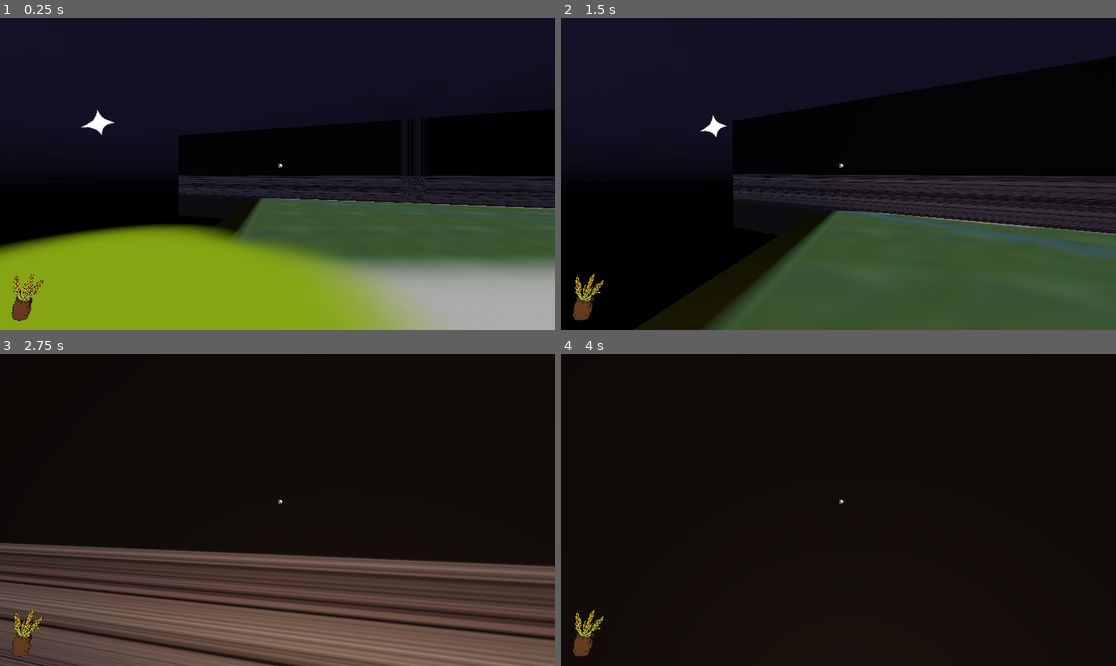
Above: before the commit, frames 1-4 (two rows, left to right).
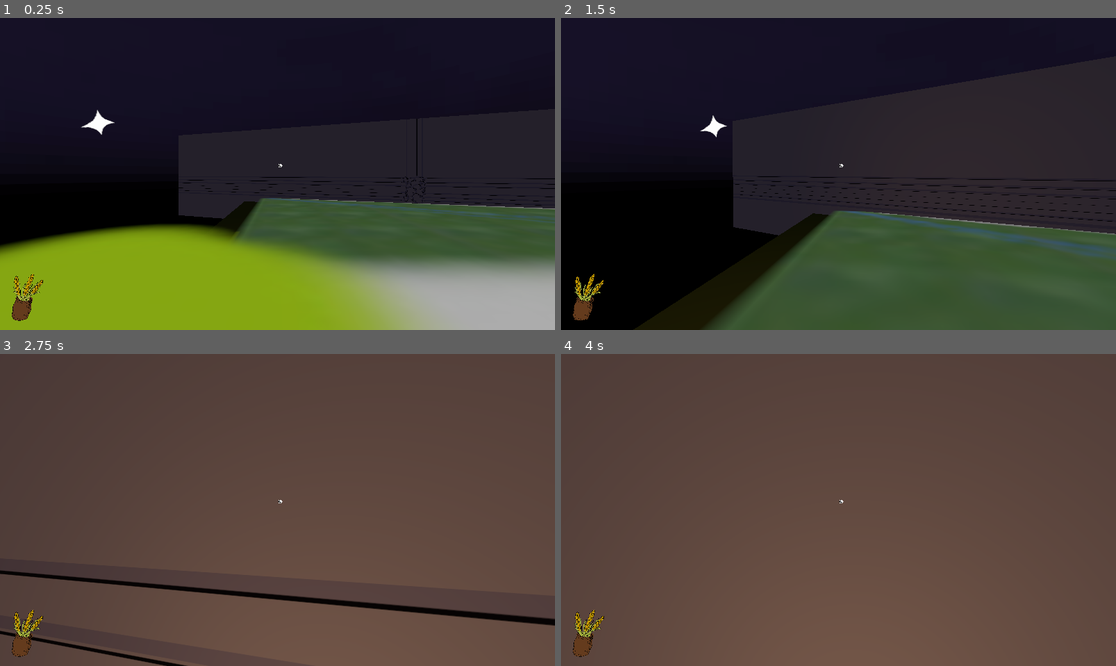
Above: after the commit, the same moments.

Repository: archiebh/RealLudumDareSerfs
Game: Godot game, scene res://Scenes/Level3.tscn
Same seed, same stepped clock (60 frames per second), same inputs: the game is played once before the commit and once after it. This scene is started directly instead of the project's main scene.
Inputs (mouse positions are in pixels of both pictures, inside the frame that each line leads up to):
- Up to frame 1 (0.25 s): no input
- Up to frame 2 (1.5 s): tap Enter at 0.5 s; move the mouse to (866, 174) at 0.52 s; hold W (forward) from 0.53 s (still down); tap Shift (crouch) at 0.6 s; tap Space (jump) at 0.77 s; move the mouse to (810, 174) at 1.27 s; right-click (810, 174) at 1.35 s
- Up to frame 3 (2.75 s): keep holding W (forward); tap Space (jump) at 1.52 s; move the mouse to (288, 503) at 2.02 s; tap Shift (crouch) at 2.1 s
- Up to frame 4 (4 s): keep holding W (forward); move the mouse to (832, 516) at 2.77 s; right-click (832, 516) at 2.85 s; tap Space (jump) at 3.02, 3.5, 3.77 s; move the mouse to (877, 513) at 3.52 s; tap Shift (crouch) at 3.6 s

The runs differ from the first frame. In frame 1, 13% of the frame differs, in the area x 32-100%, y 29-65%; in frame 2, 21%; in frame 3, 73%; in frame 4, 100%, in the area x 0-100%, y 0-100%.

Commit message:
sclunner

Diff:
--- a/Materials/Brick.tres
+++ b/Materials/Brick.tres
@@ -1,6 +1,6 @@
 [gd_resource type="SpatialMaterial" load_steps=2 format=2]
 
-[ext_resource path="res://Working Textures/brick.jpg" type="Texture" id=1]
+[ext_resource path="res://Real Textures/Real Stone Bricks.png" type="Texture" id=1]
 
 [resource]
 albedo_texture = ExtResource( 1 )
--- a/Scenes/Level3.tscn
+++ b/Scenes/Level3.tscn
@@ -1,11 +1,10 @@
-[gd_scene load_steps=28 format=2]
+[gd_scene load_steps=25 format=2]
 
 [ext_resource path="res://Working Textures/garss.jpg" type="Texture" id=1]
 [ext_resource path="res://Working Textures/TEMPLATE 2.png" type="Texture" id=2]
 [ext_resource path="res://Bush.tscn" type="PackedScene" id=3]
 [ext_resource path="res://3dCC.tscn" type="PackedScene" id=4]
 [ext_resource path="res://Scenes/Wheat.tscn" type="PackedScene" id=5]
-[ext_resource path="res://Working Textures/brick.jpg" type="Texture" id=6]
 [ext_resource path="res://Working Textures/planks.jpeg" type="Texture" id=7]
 [ext_resource path="res://Materials/Brick.tres" type="Material" id=8]
 [ext_resource path="res://Scenes/Tower.tscn" type="PackedScene" id=9]
@@ -15,14 +14,6 @@
 [sub_resource type="SpatialMaterial" id=1]
 albedo_texture = ExtResource( 1 )
 uv1_scale = Vector3( 0.5, 0.5, 0.5 )
-uv1_triplanar = true
-
-[sub_resource type="SpatialMaterial" id=3]
-albedo_texture = ExtResource( 6 )
-uv1_triplanar = true
-
-[sub_resource type="SpatialMaterial" id=2]
-albedo_texture = ExtResource( 6 )
 uv1_triplanar = true
 
 [sub_resource type="SpatialMaterial" id=4]
@@ -1218,7 +1209,7 @@
 width = 6.96977
 height = 5.12833
 depth = 1.13637
-material = SubResource( 3 )
+material = ExtResource( 8 )
 
 [node name="CSGBox2" type="CSGBox" parent="Wallhandler/CSGBox2"]
 transform = Transform( 0.480544, 0, -0.87697, 0, 1.244, 0, 0.87697, 0, 0.480544, 134.862, 1.32978, 14.9781 )
@@ -1228,7 +1219,7 @@
 width = 15.3922
 height = 5.12833
 depth = 1.13637
-material = SubResource( 3 )
+material = ExtResource( 8 )
 
 [node name="CSGBox3" type="CSGBox" parent="Wallhandler"]
 transform = Transform( 0.945785, 0, -0.324793, 0, 1.244, 0, 0.324793, 0, 0.945785, 3.24397, 1.32978, -18.6972 )
@@ -1238,7 +1229,7 @@
 width = 24.2379
 height = 3.94987
 depth = 1.13637
-material = SubResource( 3 )
+material = ExtResource( 8 )
 
 [node name="CSGBox4" type="CSGBox" parent="Wallhandler"]
 transform = Transform( 0.25288, 0, -0.967498, 0, 1.244, 0, 0.967498, 0, 0.25288, 27.2117, 1.32978, -2.10257 )
@@ -1248,14 +1239,14 @@
 width = 16.6732
 height = 5.12833
 depth = 1.13637
-material = SubResource( 3 )
+material = ExtResource( 8 )
 
 [node name="CSGCylinder" type="CSGCylinder" parent="Wallhandler/CSGBox4"]
 transform = Transform( 0.967556, 0.00763372, 0.25258, 0.203029, -0.049582, -0.776775, 0.00659373, 1.24245, -0.0495232, 0, -0.112875, 0 )
 operation = 2
 radius = 2.59599
 height = 1.40874
-material = SubResource( 2 )
+material = ExtResource( 8 )
 
 [node name="CSGBox5" type="CSGBox" parent="Wallhandler"]
 transform = Transform( 0.25288, 0, -0.967498, 0, 1.244, 0, 0.967498, 0, 0.25288, 19.6788, 1.32978, 28.5427 )
@@ -1265,14 +1256,14 @@
 width = 14.7657
 height = 5.12833
 depth = 1.13637
-material = SubResource( 3 )
+material = ExtResource( 8 )
 
 [node name="CSGCylinder" type="CSGCylinder" parent="Wallhandler/CSGBox5"]
 transform = Transform( 0.967556, 0.00763372, 0.25258, 0.203029, -0.049582, -0.776775, 0.00659373, 1.24245, -0.0495232, 1.05199, -0.112875, -0.0392685 )
 operation = 2
 radius = 2.59599
 height = 1.40874
-material = SubResource( 2 )
+material = ExtResource( 8 )
 
 [node name="CSGBox6" type="CSGBox" parent="Wallhandler"]
 transform = Transform( 0.53447, 0, -0.845187, 0, 1.244, 0, 0.845187, 0, 0.53447, 37.6551, 1.32978, 22.7218 )
@@ -1282,7 +1273,7 @@
 width = 14.7657
 height = 5.12833
 depth = 1.13637
-material = SubResource( 3 )
+material = ExtResource( 8 )
 
 [node name="CSGBox7" type="CSGBox" parent="Wallhandler"]
 transform = Transform( 0.857419, 0, -0.514619, 0, 1.244, 0, 0.514619, 0, 0.857419, 35.4294, 1.32978, 47.4606 )
@@ -1292,14 +1283,14 @@
 width = 14.7657
 height = 5.12833
 depth = 1.13637
-material = SubResource( 3 )
+material = ExtResource( 8 )
 
 [node name="CSGCylinder" type="CSGCylinder" parent="Wallhandler/CSGBox7"]
 transform = Transform( 0.967556, 0.00763357, 0.25258, 0.203029, -0.049582, -0.776775, 0.00659373, 1.24245, -0.0495233, -1.82115, -0.112875, -0.032505 )
 operation = 2
 radius = 2.59599
 height = 1.40874
-material = SubResource( 2 )
+material = ExtResource( 8 )
 
 [node name="CSGBox8" type="CSGBox" parent="Wallhandler"]
 transform = Transform( 0.161104, 0, -0.986937, 0, 1.244, 0, 0.986937, 0, 0.161104, 50.6679, 1.32978, 66.8921 )
@@ -1309,7 +1300,7 @@
 width = 14.7657
 height = 5.12833
 depth = 1.13637
-material = SubResource( 3 )
+material = ExtResource( 8 )
 
 [node name="CSGBox9" type="CSGBox" parent="Wallhandler"]
 transform = Transform( 0.600253, 0, 0.79981, 0, 1.244, 0, -0.79981, 0, 0.600253, 47.6047, 1.32978, 76.8739 )
@@ -1319,7 +1310,7 @@
 width = 14.7657
 height = 5.12833
 depth = 1.13637
-material = SubResource( 3 )
+material = ExtResource( 8 )
 
 [node name="CSGBox10" type="CSGBox" parent="Wallhandler"]
 transform = Transform( 0.600253, 0, 0.79981, 0, 1.244, 0, -0.79981, 0, 0.600253, 119.255, 1.32978, 49.3201 )
@@ -1329,14 +1320,14 @@
 width = 17.6554
 height = 5.12833
 depth = 1.13637
-material = SubResource( 3 )
+material = ExtResource( 8 )
 
 [node name="CSGCylinder" type="CSGCylinder" parent="Wallhandler/CSGBox10"]
 transform = Transform( 0.967556, 0.00763372, 0.25258, 0.203029, -0.049582, -0.776775, 0.00659373, 1.24245, -0.0495232, 0, -0.112875, 0 )
 operation = 2
 radius = 2.59599
 height = 1.40874
-material = SubResource( 2 )
+material = ExtResource( 8 )
 
 [node name="CSGBox11" type="CSGBox" parent="Wallhandler"]
 transform = Transform( -0.0153578, 0, 0.999882, 0, 1.244, 0, -0.999882, 0, -0.0153578, 126.663, 1.32978, 21.9513 )
@@ -1346,14 +1337,14 @@
 width = 17.6554
 height = 5.12833
 depth = 1.13637
-material = SubResource( 3 )
+material = ExtResource( 8 )
 
 [node name="CSGCylinder" type="CSGCylinder" parent="Wallhandler/CSGBox11"]
 transform = Transform( 0.967556, 0.00763372, 0.25258, 0.203029, -0.049582, -0.776775, 0.00659373, 1.24245, -0.0495232, 0, -0.112875, 0 )
 operation = 2
 radius = 2.59599
 height = 1.40874
-material = SubResource( 2 )
+material = ExtResource( 8 )
 
 [node name="CSGBox12" type="CSGBox" parent="Wallhandler"]
 transform = Transform( -0.0153578, 0, 0.999882, 0, 1.244, 0, -0.999882, 0, -0.0153578, 112.085, 1.32978, -2.61068 )
@@ -1363,7 +1354,7 @@
 width = 17.6554
 height = 5.12833
 depth = 1.13637
-material = SubResource( 3 )
+material = ExtResource( 8 )
 
 [node name="CSGBox13" type="CSGBox" parent="Wallhandler"]
 transform = Transform( -0.999999, 0, -0.00101182, 0, 1.244, 0, 0.00101182, 0, -0.999999, 134.55, 1.32978, -15.99 )
@@ -1373,14 +1364,14 @@
 width = 40.9048
 height = 5.12833
 depth = 1.13637
-material = SubResource( 3 )
+material = ExtResource( 8 )
 
 [node name="CSGCylinder" type="CSGCylinder" parent="Wallhandler/CSGBox13"]
 transform = Transform( 0.967556, 0.00763371, 0.25258, 0.203029, -0.049582, -0.776775, 0.00659373, 1.24245, -0.0495232, -3.25342, -0.112875, -0.00329208 )
 operation = 2
 radius = 2.59599
 height = 1.40874
-material = SubResource( 2 )
+material = ExtResource( 8 )
 
 [node name="CSGBox14" type="CSGBox" parent="Wallhandler"]
 transform = Transform( -0.999999, 0, -0.00101182, 0, 1.244, 0, 0.00101182, 0, -0.999999, 36.3181, 1.32978, -15.99 )
@@ -1390,7 +1381,7 @@
 width = 12.9801
 height = 2.2062
 depth = 1.13637
-material = SubResource( 3 )
+material = ExtResource( 8 )
 
 [node name="CSGBox15" type="CSGBox" parent="Wallhandler"]
 transform = Transform( 0.0163884, 0, 0.999866, 0, 1.244, 0, -0.999866, 0, 0.0163884, 30.4633, 1.32978, -12.6228 )
@@ -1400,7 +1391,7 @@
 width = 6.17088
 height = 2.2062
 depth = 1.13637
-material = SubResource( 3 )
+material = ExtResource( 8 )
 
 [node name="CSGBox16" type="CSGBox" parent="Wallhandler"]
 transform = Transform( 0.0163884, 0, 0.999866, 0, 1.244, 0, -0.999866, 0, 0.0163884, 42.2281, 1.32978, -12.9365 )
@@ -1410,7 +1401,7 @@
 width = 6.17088
 height = 2.2062
 depth = 1.13637
-material = SubResource( 3 )
+material = ExtResource( 8 )
 
 [node name="CSGBox17" type="CSGBox" parent="Wallhandler"]
 transform = Transform( 0.422793, 0, 0.906226, 0, 1.244, 0, -0.906226, 0, 0.422793, 100.379, 1.32978, 83.7798 )
@@ -1420,7 +1411,7 @@
 width = 29.0918
 height = 5.12833
 depth = 1.13637
-material = SubResource( 3 )
+material = ExtResource( 8 )
 
 [node name="CSGBox18" type="CSGBox" parent="Wallhandler"]
 transform = Transform( 0.000156432, 0, -1, 0, 1.244, 0, 1, 0, 0.000156432, 53.6055, 1.32978, 83.7798 )
@@ -1430,7 +1421,7 @@
 width = 14.9298
 height = 5.12833
 depth = 1.13637
-material = SubResource( 3 )
+material = ExtResource( 8 )
 
 [node name="Buildinghandler" type="Spatial" parent="."]
 
@@ -1442,7 +1433,7 @@
 width = 28.5739
 height = 11.0189
 depth = 12.7763
-material = SubResource( 2 )
+material = ExtResource( 8 )
 
 [node name="CSGBox8" type="CSGBox" parent="Buildinghandler"]
 transform = Transform( 0.926719, 0, -0.375756, 0, 1.244, 0, 0.375756, 0, 0.926719, -102.47, 1.32978, -40.7225 )
@@ -1452,7 +1443,7 @@
 width = 14.9112
 height = 11.0189
 depth = 6.5221
-material = SubResource( 2 )
+material = ExtResource( 8 )
 
 [node name="CSGBox9" type="CSGBox" parent="Buildinghandler"]
 transform = Transform( 0.256525, 0, -0.966538, 0, 1.244, 0, 0.966538, 0, 0.256525, -89.1496, 1.32978, -17.2784 )
@@ -1462,7 +1453,7 @@
 width = 16.2398
 height = 11.0189
 depth = 7.43965
-material = SubResource( 2 )
+material = ExtResource( 8 )
 
 [node name="CSGBox10" type="CSGBox" parent="Buildinghandler"]
 transform = Transform( 0.878675, 0, -0.47742, 0, 1.244, 0, 0.47742, 0, 0.878675, -77.8099, 1.32978, -0.245006 )
@@ -1472,7 +1463,7 @@
 width = 12.1766
 height = 11.0189
 depth = 10.5748
-material = SubResource( 2 )
+material = ExtResource( 8 )
 
 [node name="CSGBox11" type="CSGBox" parent="Buildinghandler"]
 transform = Transform( 0.689897, 0, -0.723907, 0, 1.244, 0, 0.723907, 0, 0.689897, -100.837, 1.32978, 14.136 )
@@ -1482,7 +1473,7 @@
 width = 15.6781
 height = 11.0189
 depth = 13.5346
-material = SubResource( 2 )
+material = ExtResource( 8 )
 
 [node name="CSGBox12" type="CSGBox" parent="Buildinghandler"]
 transform = Transform( 0.999987, 0, -0.00513157, 0, 1.244, 0, 0.00513157, 0, 0.999987, -77.7243, 1.32978, 27.4041 )
@@ -1492,7 +1483,7 @@
 width = 14.4051
 height = 11.0189
 depth = 16.4043
-material = SubResource( 2 )
+material = ExtResource( 8 )
 
 [node name="CSGBox13" type="CSGBox" parent="Buildinghandler"]
 transform = Transform( 0.639439, 0, 0.768842, 0, 1.244, 0, -0.768842, 0, 0.639439, -69.849, 1.32978, 46.6644 )
@@ -1502,7 +1493,7 @@
 width = 10.7047
 height = 11.0189
 depth = 12.6351
-material = SubResource( 2 )
+material = ExtResource( 8 )
 
 [node name="CSGBox14" type="CSGBox" parent="Buildinghandler"]
 transform = Transform( 0.999987, 0, -0.00513157, 0, 1.244, 0, 0.00513157, 0, 0.999987, -12.2879, 1.32978, 35.0093 )
@@ -1512,7 +1503,7 @@
 width = 13.1324
 height = 11.0189
 depth = 17.4577
-material = SubResource( 2 )
+material = ExtResource( 8 )
 
 [node name="CSGBox15" type="CSGBox" parent="Buildinghandler"]
 transform = Transform( 0.999987, 0, -0.00513157, 0, 1.244, 0, 0.00513157, 0, 0.999987, -15.4567, 1.32978, 2.21191 )
@@ -1522,7 +1513,7 @@
 width = 13.1324
 height = 11.0189
 depth = 17.1425
-material = SubResource( 2 )
+material = ExtResource( 8 )
 
 [node name="CSGBox16" type="CSGBox" parent="Buildinghandler"]
 transform = Transform( 0.999987, 0, -0.00513157, 0, 1.244, 0, 0.00513157, 0, 0.999987, 5.29915, 1.32978, 8.07425 )
@@ -1532,7 +1523,7 @@
 width = 8.71172
 height = 11.0189
 depth = 13.5837
-material = SubResource( 2 )
+material = ExtResource( 8 )
 
 [node name="CSGBox17" type="CSGBox" parent="Buildinghandler"]
 transform = Transform( 0.999987, 0, -0.00513157, 0, 1.244, 0, 0.00513157, 0, 0.999987, 4.43692, 1.32978, -19.7328 )
@@ -1542,7 +1533,7 @@
 width = 8.71172
 height = 11.0189
 depth = 13.5837
-material = SubResource( 2 )
+material = ExtResource( 8 )
 
 [node name="CSGBox18" type="CSGBox" parent="Buildinghandler"]
 transform = Transform( 0.999987, 0, -0.00513157, 0, 1.244, 0, 0.00513157, 0, 0.999987, -12.3766, 1.32978, -22.535 )
@@ -1552,7 +1543,7 @@
 width = 8.71172
 height = 11.0189
 depth = 11.6268
-material = SubResource( 2 )
+material = ExtResource( 8 )
 
 [node name="CSGBox19" type="CSGBox" parent="Buildinghandler"]
 transform = Transform( 0.671177, 0, -0.741297, 0, 1.244, 0, 0.741297, 0, 0.671177, -8.85747, 1.32978, -40.4242 )
@@ -1562,7 +1553,7 @@
 width = 8.71172
 height = 11.0189
 depth = 12.3866
-material = SubResource( 2 )
+material = ExtResource( 8 )
 
 [node name="Church" type="CSGBox" parent="Buildinghandler"]
 transform = Transform( 0.999987, 0, -0.00513157, 0, 1.244, 0, 0.00513157, 0, 0.999987, -46.5403, 1.32978, 68.4604 )
@@ -1572,7 +1563,7 @@
 width = 21.0163
 height = 23.1328
 depth = 30.3381
-material = SubResource( 2 )
+material = ExtResource( 8 )
 
 [node name="Church2" type="CSGBox" parent="Buildinghandler/Church"]
 transform = Transform( -4.37722e-08, 0, 1, 0, 1, 0, -1, 0, -4.37722e-08, 0, 0, 0 )
@@ -1582,7 +1573,7 @@
 width = 20.4428
 height = 14.0743
 depth = 45.7687
-material = SubResource( 2 )
+material = ExtResource( 8 )
 
 [node name="CSGBox" type="CSGBox" parent="Buildinghandler/Church/Church2"]
 transform = Transform( -0.866029, -0.621992, -0.000687399, -0.401925, 0.866027, 0.00206253, -0.000687574, 0.00319178, -0.999997, -2.65604, 10.6722, 14.1404 )
@@ -1590,7 +1581,7 @@
 width = 22.1751
 height = 6.22402
 depth = 78.0174
-material = SubResource( 2 )
+material = ExtResource( 8 )
 
 [node name="CSGBox2" type="CSGBox" parent="Buildinghandler/Church/Church2"]
 transform = Transform( 0.86603, 0.621992, 0.000687494, -0.401925, 0.866027, 0.00206253, 0.000687493, -0.00319184, 0.999997, 2.90738, 10.7227, 14.1119 )
@@ -1598,14 +1589,14 @@
 width = 22.1751
 height = 6.22402
 depth = 80.2339
-material = SubResource( 2 )
+material = ExtResource( 8 )
 
 [node name="CSGCylinder" type="CSGCylinder" parent="Buildinghandler/Church"]
 transform = Transform( 0.999987, -0.00567557, -2.68948e-10, 0, -4.83448e-08, 1.199, -0.00513162, -1.10599, -5.24093e-08, -0.0785942, 4.76837e-07, -15.3153 )
 operation = 2
 radius = 7.5685
 height = 1.54843
-material = SubResource( 2 )
+material = ExtResource( 8 )
 
 [node name="CSGBox" type="CSGBox" parent="Buildinghandler/Church"]
 transform = Transform( 0.866029, 0.621992, 0.000687493, -0.401924, 0.866027, 0.00206253, 0.000687493, -0.00319184, 0.999997, 2.8349, 14.0764, -0.0145035 )
@@ -1613,7 +1604,7 @@
 width = 22.1751
 height = 6.22402
 depth = 32.2065
-material = SubResource( 2 )
+material = ExtResource( 8 )
 
 [node name="CSGBox2" type="CSGBox" parent="Buildinghandler/Church"]
 transform = Transform( -0.86603, -0.621992, -0.000687582, -0.401925, 0.866027, 0.00206253, -0.000687418, 0.0031919, -0.999997, -2.72858, 14.1269, 0.0140839 )
@@ -1621,21 +1612,21 @@
 width = 22.6887
 height = 6.22402
 depth = 32.2065
-material = SubResource( 2 )
+material = ExtResource( 8 )
 
 [node name="CSGBox3" type="CSGBox" parent="Buildinghandler/Church"]
 transform = Transform( 1, 0, 0, 0, 1, 0, 0, 0, 1, -0.0627441, 11.5273, -12.2257 )
 width = 1.431
 height = 8.64102
 depth = 1.30665
-material = SubResource( 2 )
+material = ExtResource( 8 )
 
 [node name="CSGBox4" type="CSGBox" parent="Buildinghandler/Church/CSGBox3"]
 transform = Transform( 2.62893e-05, -1.24398, 0.0051315, 0.803848, -4.37114e-08, -0.00412506, 0.0051315, 0.00638368, 0.999974, 0, 2.6027, 0 )
 width = 1.431
 height = 3.13068
 depth = 1.30665
-material = SubResource( 2 )
+material = ExtResource( 8 )
 
 [node name="Towerhandler" type="Spatial" parent="."]
 
--- a/Scenes/Wheat.tscn
+++ b/Scenes/Wheat.tscn
@@ -1,6 +1,6 @@
 [gd_scene load_steps=4 format=2]
 
-[ext_resource path="res://Working Textures/whate.png" type="Texture" id=1]
+[ext_resource path="res://Real Textures/Real Wheat.png" type="Texture" id=1]
 [ext_resource path="res://Scenes/Wheat.gd" type="Script" id=2]
 
 [sub_resource type="SphereShape" id=1]
@@ -10,7 +10,7 @@
 script = ExtResource( 2 )
 
 [node name="Sprite3D" type="Sprite3D" parent="."]
-transform = Transform( 0.5, 0, 0, 0, 0.5, 0, 0, 0, 0.5, 0, 0.350106, 0 )
+transform = Transform( 0.3, 0, 0, 0, 0.3, 0, 0, 0, 0.3, 0, 0.350106, 0 )
 billboard = 2
 shaded = true
 texture = ExtResource( 1 )
Binary file added: Real Textures/Real Stone Bricks.png
Binary file added: Real Textures/Real Wheat.png
